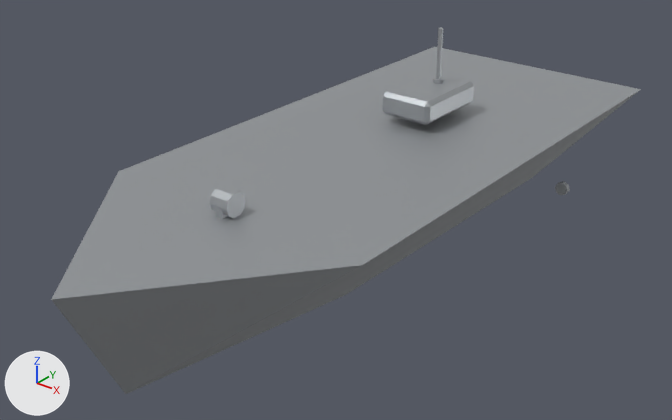
One commit to the glTF model prototype/assets/models/hulls/small_boat_hull.glb: the scene before it, then after it.
Rendered twice from a 50 mm camera at (3.6, -4.73, 2.93) aimed at (-0.02, -0.2, 0.12). Every picture has the same lights, and +X, +Y and +Z are marked at lower left. The older version comes first. Vertices at exactly the same position are counted once.

The older version as bpy lines, for what is in view:
```python
me_small_boat_hull_mesh = bpy.data.meshes.new('small_boat_hull_mesh')
me_small_boat_hull_mesh.from_pydata(...)  # 122 vertices, 212 faces; spans x -1.02..1.02, y -2.5..2.5, z -0.3..1.15
me_small_boat_hull_mesh.materials.append(mat_small_boat_hull_mat)  # grey #aaadb1
ob_small_boat_hull = bpy.data.objects.new('small_boat_hull', me_small_boat_hull_mesh)
ob_small_boat_hull.location = (0.0, 0.0, 0.0)
```
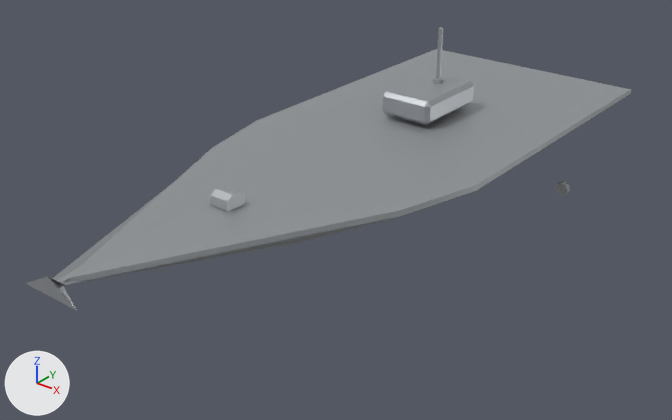
Pixel boxes [x1, y1, x2, y2] of what changed, in the pictures (672 x 420 px):
'small_boat_hull', reshaped (23% shorter): before [51, 28, 641, 394]; after [26, 28, 631, 311]
part 1 of me_small_boat_hull_mesh, rebuilt (24% shorter): before [51, 47, 641, 394]; after [26, 49, 631, 311]

The edits, one by one:
me_small_boat_hull_mesh is used by ob_small_boat_hull; location (0.0, 0.0, 0.0).
me_small_boat_hull_mesh had 122 vertices, 212 faces and spanned x -1.02..1.02, y -2.5..2.5, z -0.3..1.15.
me_small_boat_hull_mesh now has 142 vertices, 252 faces and spans x -1.02..1.02, y -2.5..2.5, z -0.02..1.15.
me_small_boat_hull_mesh part 1: the loose piece of 10 vertices spanning x -1.0..1.0, y -2.5..2.5, z -0.3..0.5 is rebuilt with 30 vertices and now spans x -0.95..0.95, y -2.5..2.5, z -0.02..0.63.
